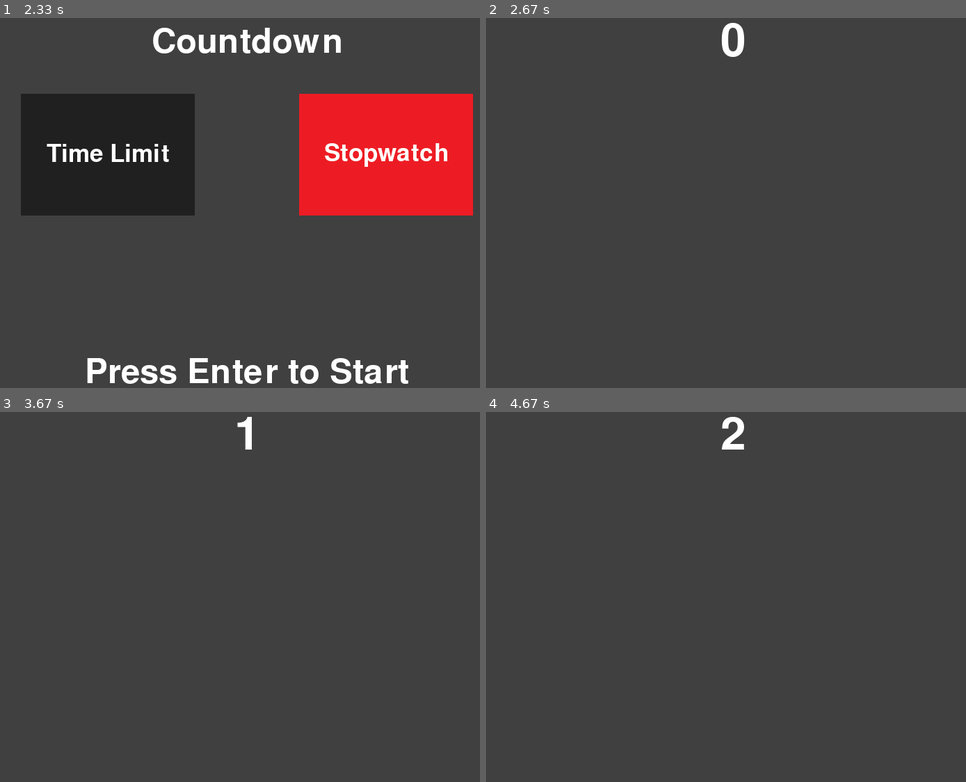
Above: before the commit, frames 1-4 (two rows, left to right).
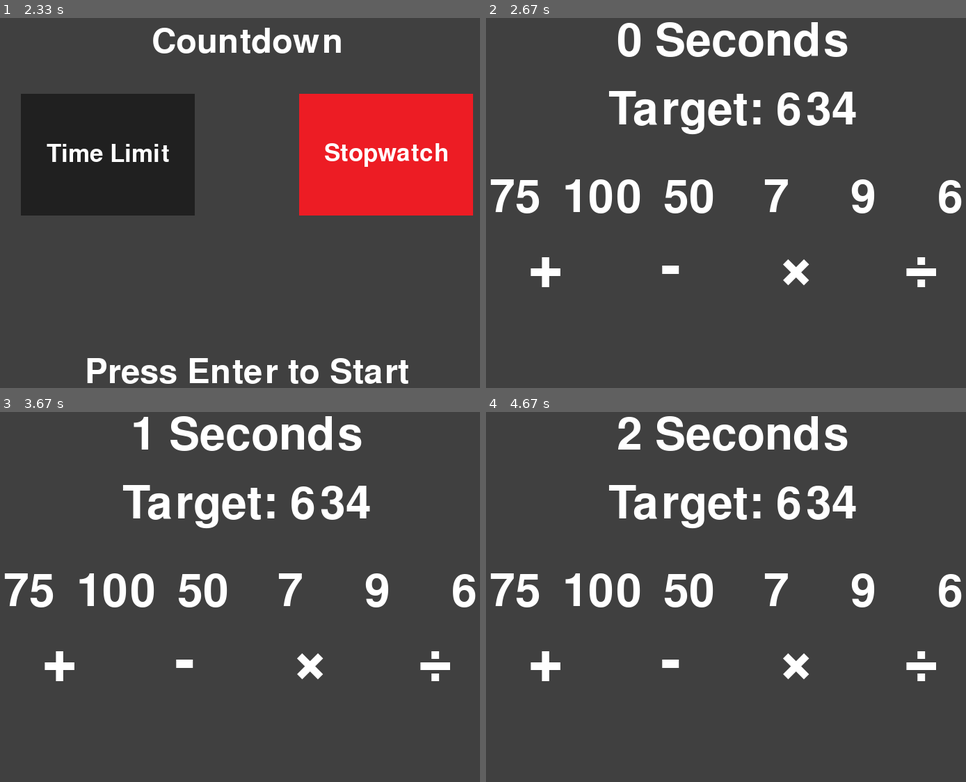
Above: after the commit, the same moments.

Repository: purpleysound/countdown
Game: pygame game, started from main.py
The game is run twice, just before and just after one commit, with the same random seed, the same clock (stepped at 60 frames per second) and the same inputs.
Inputs:
- Up to frame 1 (2.33 s): tap Enter at 0.33 s
- Up to frame 2 (2.67 s): no input
- Up to frame 3 (3.67 s): no input
- Up to frame 4 (4.67 s): no input

Frame 1 is identical in both runs. In frame 2, 7.2% of the frame differs, in the area x 1-100%, y 1-73%; in frame 3, 7.1%; in frame 4, 7.2%.

Commit message:
shows numbers and symbols

Diff:
--- a/game.py
+++ b/game.py
@@ -7,7 +7,9 @@
 
 _DEFAULT_FONT_NAME = "Lucinda"
 _DEFAULT_FONT_SIZE = 96
+_OPERATOR_FONT_SIZE = 128
 _DEFAULT_FONT = pygame.font.SysFont(_DEFAULT_FONT_NAME, _DEFAULT_FONT_SIZE)
+_OPERATOR_FONT = pygame.font.SysFont(_DEFAULT_FONT_NAME, _OPERATOR_FONT_SIZE)
 _DEFAULT_TEXT_COLOR = (255, 255, 255)
 _DEFAULT_BACKGROUND_COLOR = (64, 64, 64)
 
@@ -34,6 +36,17 @@
         self._timer_direction = mode.value
         self._timer_started = False
 
+        self._target_text = _DEFAULT_FONT.render(f"Target: {self._target}", True, _DEFAULT_TEXT_COLOR)
+        self._target_text_rect = self._target_text.get_rect(center=(400, 150))
+
+        self._generate_number_buttons()
+        self._operation_buttons = [
+            pygame_utils.Button(pygame.rect.Rect(80, 325, 100, 100), _OPERATOR_FONT, "+", _DEFAULT_TEXT_COLOR, _DEFAULT_BACKGROUND_COLOR),
+            pygame_utils.Button(pygame.rect.Rect(260, 325, 100, 100), _OPERATOR_FONT, "-", _DEFAULT_TEXT_COLOR, _DEFAULT_BACKGROUND_COLOR),
+            pygame_utils.Button(pygame.rect.Rect(440, 325, 100, 100), _OPERATOR_FONT, "×", _DEFAULT_TEXT_COLOR, _DEFAULT_BACKGROUND_COLOR),
+            pygame_utils.Button(pygame.rect.Rect(620, 325, 100, 100), _OPERATOR_FONT, "÷", _DEFAULT_TEXT_COLOR, _DEFAULT_BACKGROUND_COLOR),
+        ]
+
     def update(self, dt: int):
         if not self._timer_started:
             self._timer_started = True
@@ -45,9 +58,32 @@
 
     def draw(self, screen: pygame.Surface):
         screen.fill(_DEFAULT_BACKGROUND_COLOR)
-        timer_text = _DEFAULT_FONT.render(str(self._timer // 1000), True, _DEFAULT_TEXT_COLOR)
+        timer_text = _DEFAULT_FONT.render(f"{self._timer // 1000} Seconds", True, _DEFAULT_TEXT_COLOR)
         timer_rect = timer_text.get_rect(center=(400, 50))
         screen.blit(timer_text, timer_rect)
+        screen.blit(self._target_text, self._target_text_rect)
+        for button in self._number_buttons:
+            button.draw(screen)
+        for button in self._operation_buttons:
+            button.draw(screen)
+
+
+    def _generate_number_buttons(self):
+        self._number_buttons = []
+        num_count = len(self._numbers)
+        mid_point = (num_count-1)/2
+        for i, num in enumerate(self._numbers):
+            centre = (400 + (i - mid_point) * 125, 225)
+            left, top = centre[0] - 50, centre[1]
+            button_rect = pygame.rect.Rect(left, top, 100, 100)
+            button = pygame_utils.Button(button_rect,
+                                         text=str(num),
+                                         font=_DEFAULT_FONT,
+                                         text_color=_DEFAULT_TEXT_COLOR,
+                                         background_color=_DEFAULT_BACKGROUND_COLOR
+                                         )
+            self._number_buttons.append(button)
+
 
     def handle_event(self, event: pygame.event.Event):
         pass
